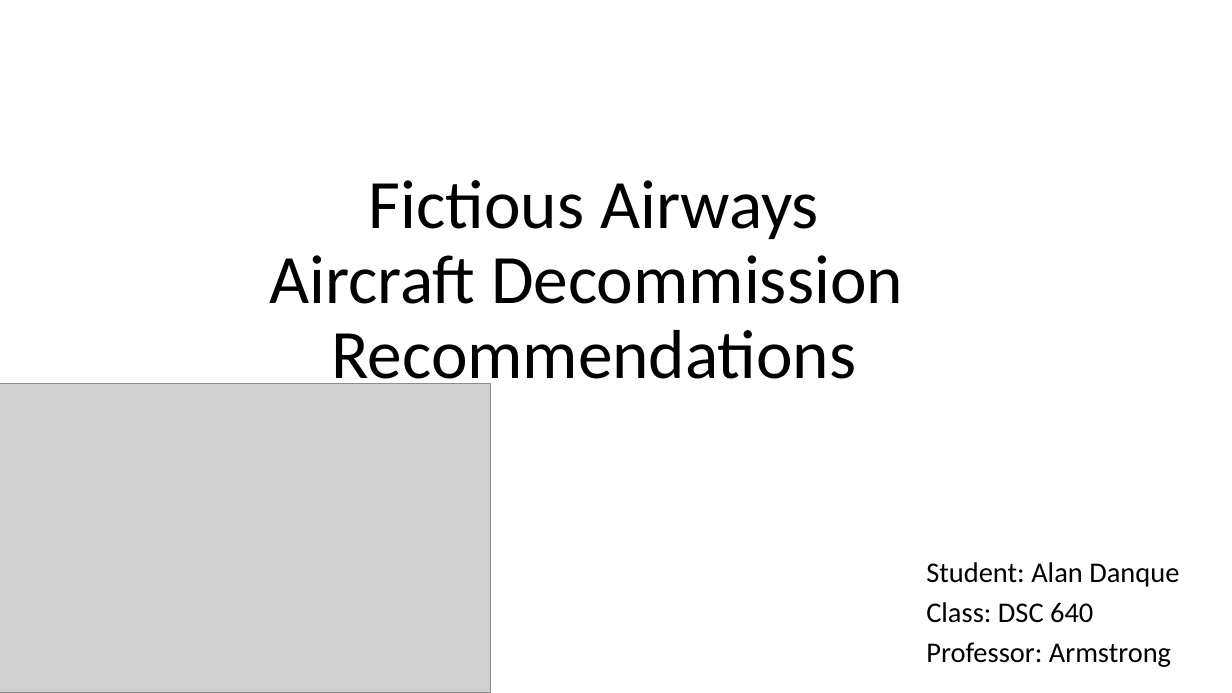
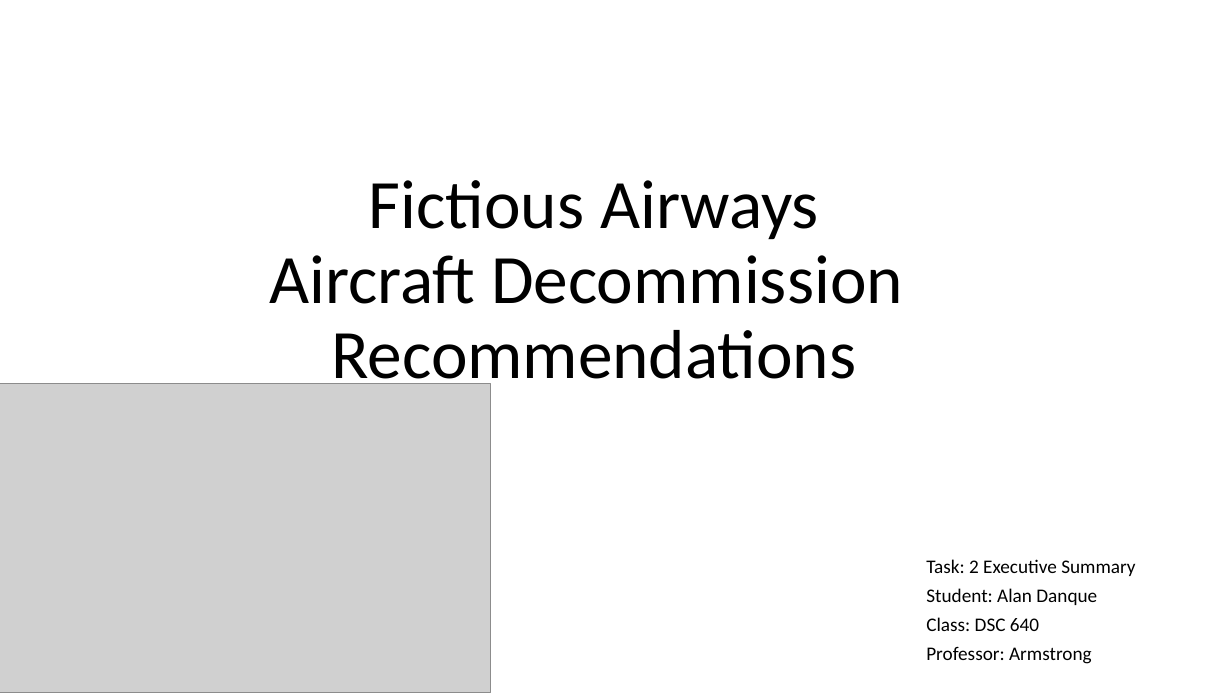
Before and after one commit to adanque/DSC640, a slide deck: slide 1 of Task2-ExecutiveSummary/ExecutiveSummary.pptx. Drawn at 1232x693 pixels with LibreOffice and Linux fonts; fonts in the diff are those of the drawing; grey boxes stand for pictures. Boxes give left, top, right and bottom in pixels: in the first picture for what was removed or moved away, otherwise in the second. Text is boxed around its words. In the diff, an @@ line names an element or a change of style, - is before the commit and + after.

Commit message:
Task 2 Executive Summary Preliminary Update

```diff
--- a/Task2-ExecutiveSummary/ExecutiveSummary.pptx
+++ b/Task2-ExecutiveSummary/ExecutiveSummary.pptx
@@ subtitle at (926,559,1135,576): paragraph added @@
+Task: 2 Executive Summary
@@ subtitle at (926,588,1097,664): size 22.2 to 15 pt in "Student: Alan Danque", "Class: DSC 640", "Professor: Armstrong"; line spacing 0.8 to 0.7 @@
```
Also in this commit, not shown: 8 other files.
